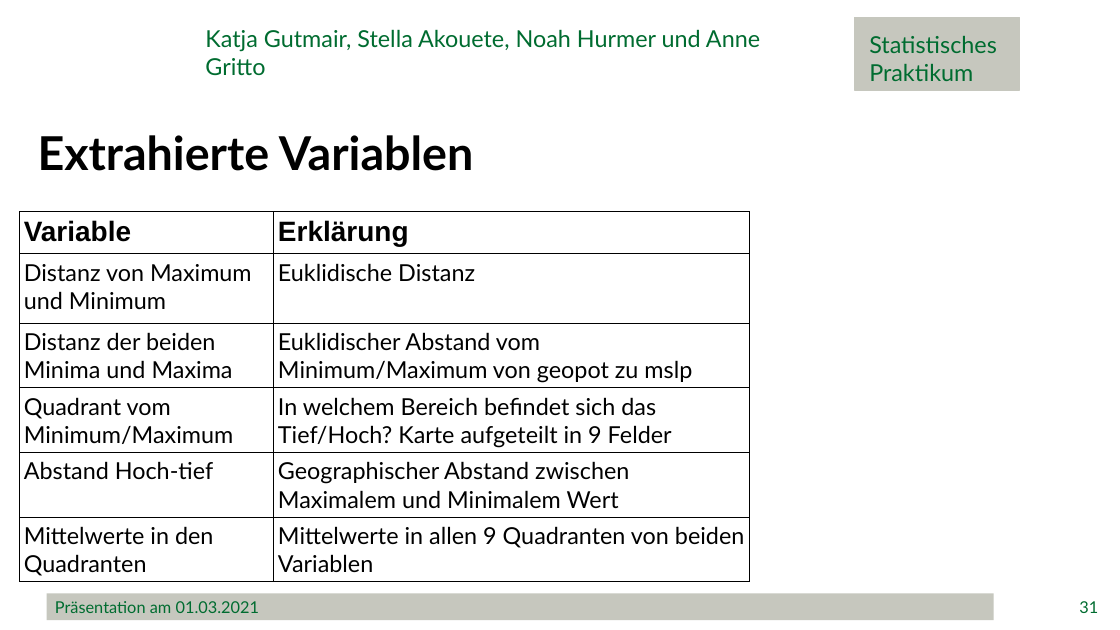
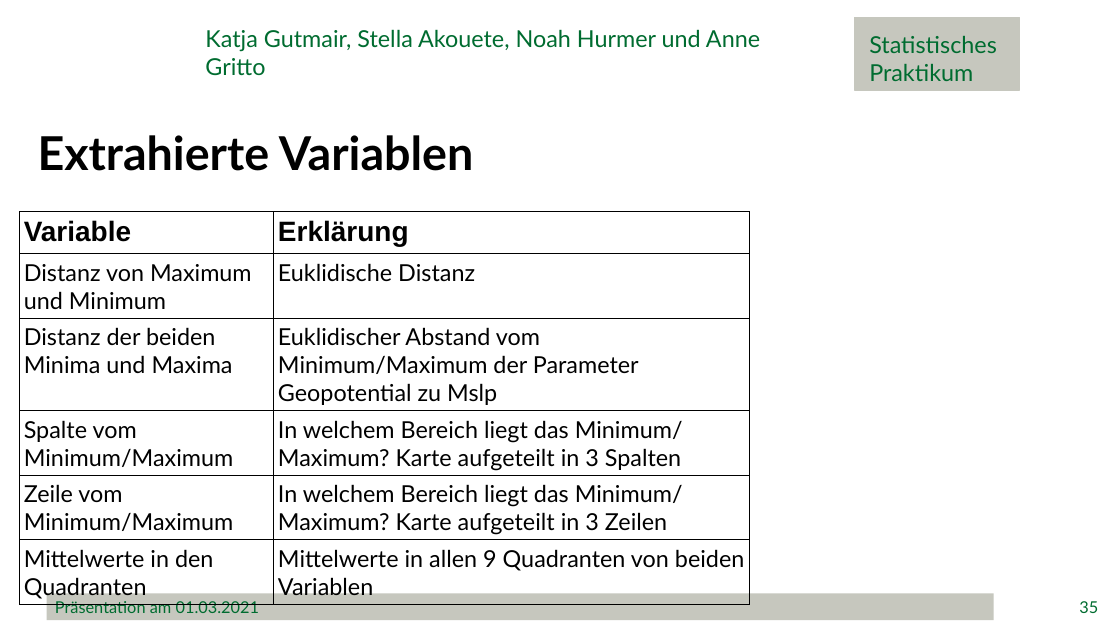
Before and after one commit to minimops/weatherFrog, a slide deck: slide 35 of documentation/ppt/Präsentation.pptx (slide 31 before the commit). Drawn at 1120x630 pixels with LibreOffice and Linux fonts; fonts in the diff are those of the drawing; background and template pictures are left out. Boxes give left, top, right and bottom in pixels: in the first picture for what was removed or moved away, otherwise in the second. Text is boxed around its words. In the diff, an @@ line names an element or a change of style, - is before the commit and + after.

```diff
--- a/documentation/ppt/Präsentation.pptx
+++ b/documentation/ppt/Präsentation.pptx
@@ table at (19,212,750,604) @@
-row 3, column 2: Euklidischer Abstand vom Minimum/Maximum von geopot zu mslp
+row 3, column 2: Euklidischer Abstand vom Minimum/Maximum der Parameter Geopotential zu Mslp
-row 4, column 1: Quadrant vom Minimum/Maximum
+row 4, column 1: Spalte vom Minimum/Maximum
-row 4, column 2: In welchem Bereich befindet sich das Tief/Hoch? Karte aufgeteilt in 9 Felder
+row 4, column 2: In welchem Bereich liegt das Minimum/ / Maximum? Karte aufgeteilt in 3 Spalten
-row 5, column 1: Abstand Hoch-tief
+row 5, column 1: Zeile vom Minimum/Maximum
-row 5, column 2: Geographischer Abstand zwischen Maximalem und Minimalem Wert
+row 5, column 2: In welchem Bereich liegt das Minimum/ / Maximum? Karte aufgeteilt in 3 Zeilen
@@ page number at (1079,601,1098,613): text changed @@
-31
+35
```
Also in this commit, not shown: 23 other slides changed, 4 slides added, 9 other files.
